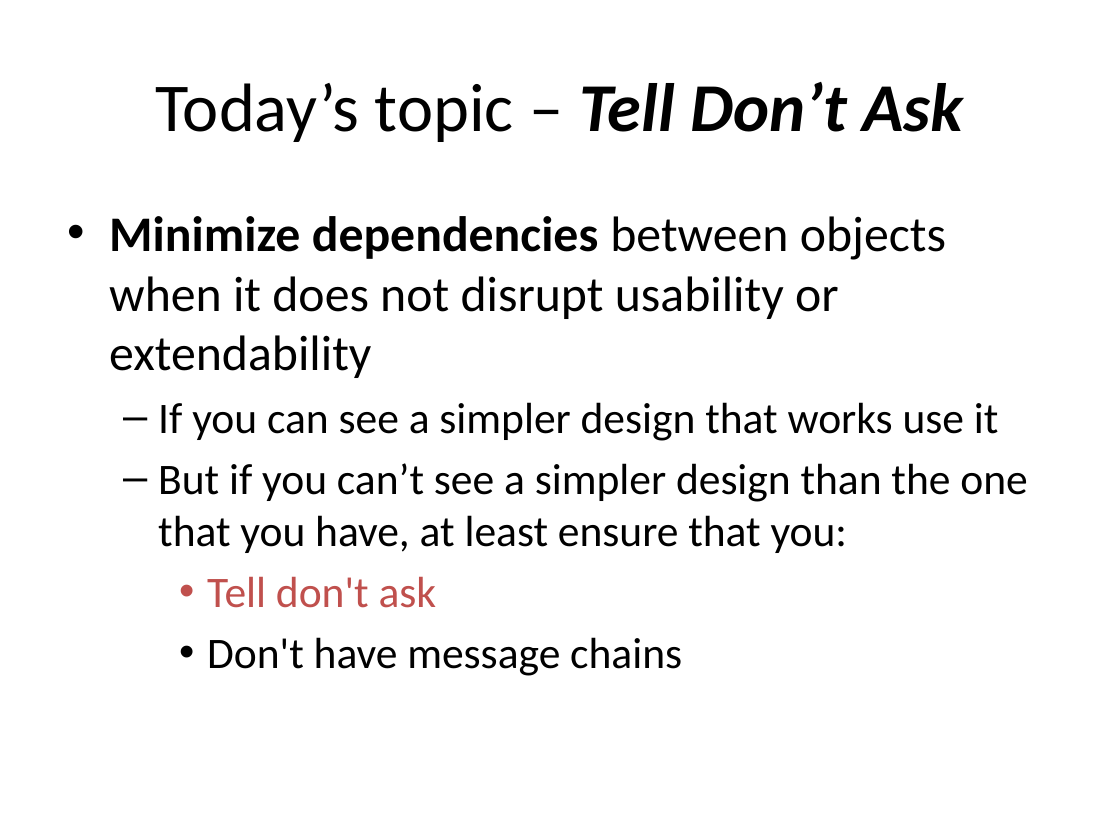
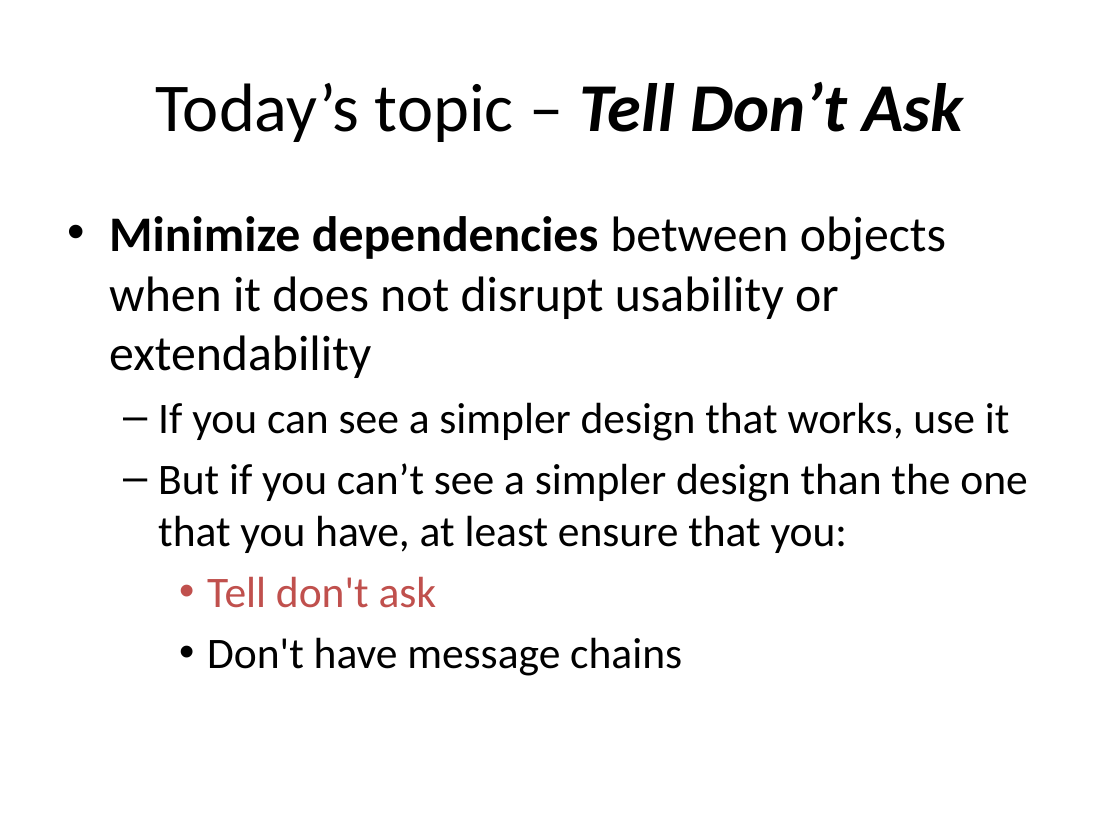
Before and after one commit to RHIT-CSSE/csse220, a slide deck: slide 9 of ClassMaterials/CohesionAndCoupling/Slides/Cohesion_And_Coupling.pptx (slide 8 before the commit). Drawn at 1120x840 pixels with LibreOffice and Linux fonts; fonts in the diff are those of the drawing. Boxes give left, top, right and bottom in pixels: in the first picture for what was removed or moved away, otherwise in the second. Text is boxed around its words. In the diff, an @@ line names an element or a change of style, - is before the commit and + after.

```diff
--- a/ClassMaterials/CohesionAndCoupling/Slides/Cohesion_And_Coupling.pptx
+++ b/ClassMaterials/CohesionAndCoupling/Slides/Cohesion_And_Coupling.pptx
@@ text at bbox=[158, 402, 1010, 441]: text changed @@
-  – If you can see a simpler design that works use it
+  – If you can see a simpler design that works, use it
```
Also in this commit, not shown: 12 other slides changed, 2 slides added, 1 slide removed.
